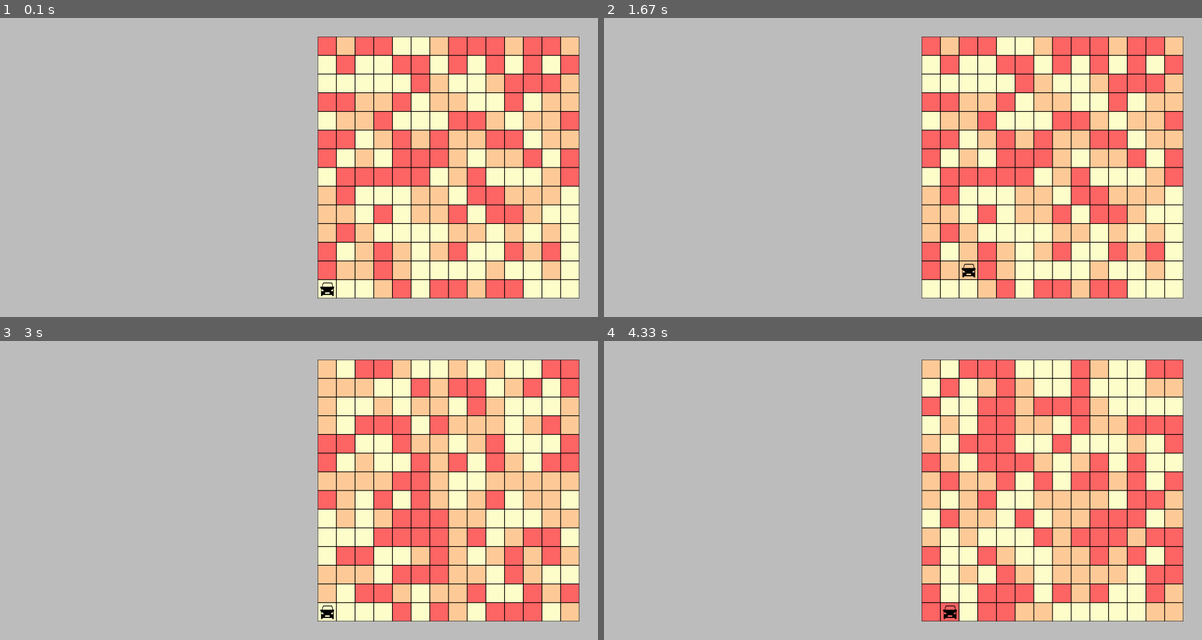
Above: before the commit, frames 1-4 (two rows, left to right).
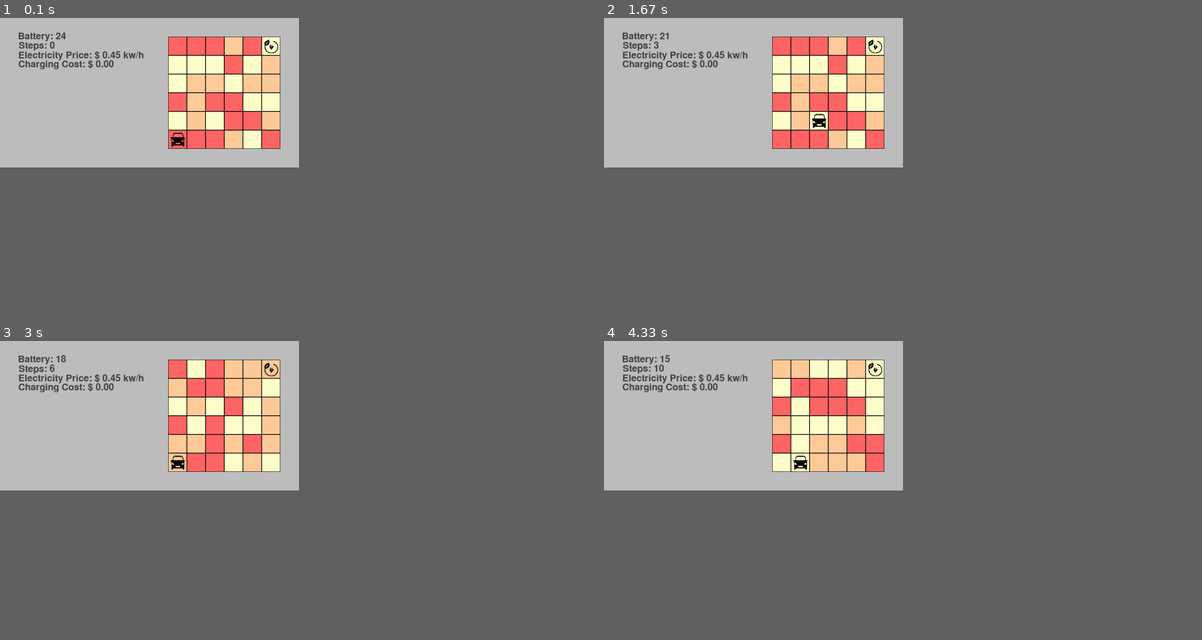
Above: after the commit, the same moments.

Repository: paulsilvap/car_pygame_env
Game: pygame game, started from pygame_env.py
The game is run twice, just before and just after one commit, with the same random seed, the same clock (stepped at 60 frames per second) and the same inputs.
Inputs:
- Up to frame 1 (0.1 s): no input
- Up to frame 2 (1.67 s): hold Right 0.33-0.8 s; hold Up 0.83-1.13 s; hold Right 1.17-1.63 s
- Up to frame 3 (3 s): hold Left 1.67-2.2 s; hold Down 2.23-2.53 s; hold Left 2.57-2.97 s
- Up to frame 4 (4.33 s): hold Up 3-3.37 s; tap C at 3.15 s; hold Right 3.4-4.03 s; hold Down from 4.07 s (still down)
In our replay, the window is 900x450 before the commit and 450x225 after it. These sizes can differ from the game's own. Grey fills any space a smaller window leaves; there, only what the larger window draws over its background counts as a difference.

The runs differ from the first frame. In frame 1, 46% of the frame differs, in the area x 3-97%, y 4-94%; in frame 2, 46%; in frame 3, 46%; in frame 4, 46%.

Commit message:
Add charging station and descriptive information

Diff:
--- a/pygame_env.py
+++ b/pygame_env.py
@@ -1,17 +1,28 @@
 import pygame
+import pygame.freetype
 from sys import exit
 import random
 
-WINDOW_HEIGHT = int(400 * 2)
+WINDOW_HEIGHT = int(400 * 1)
 WINDOW_WIDTH = int(WINDOW_HEIGHT * 2)
 GRID_HEIGHT = WINDOW_HEIGHT
 GRID_WIDTH = int(WINDOW_WIDTH / 2)
 BLOCK_SIZE = int(50 * 1)
 COLORS = [(255,255,204),(255,204,153),(255,102,102)]
 GRID_DIMENSION = int((GRID_HEIGHT - BLOCK_SIZE*2) / BLOCK_SIZE)
+BATTERY_LEVEL = 24
+ELECTRICTY_PRICE = 0.45
 
 grids = []
 steps = 0
+charging = False
+charging_cost = 0
+
+def drawString(font, str, surf, pos, color):
+    text_rect = font.get_rect(str)
+    text_rect.midleft = pos
+    font.render_to(surf, text_rect, str, color)
+    return text_rect.bottom
 
 def drawGrid(screen, blockSize):
     for x in range(blockSize, GRID_WIDTH-blockSize, blockSize):
@@ -21,6 +32,10 @@
             grids.append([rect, index])
             pygame.draw.rect(screen, COLORS[index], rect)
 
+def updateLoad():
+    for i in range(len(grids)):
+        grids[i][1] = random.randint(0,2)
+
 pygame.init()
 screen = pygame.display.set_mode((WINDOW_WIDTH, WINDOW_HEIGHT))
 canvas = pygame.Surface((WINDOW_WIDTH,WINDOW_HEIGHT))
@@ -28,15 +43,26 @@
 subrect2 = pygame.Rect(GRID_WIDTH,0,GRID_WIDTH,GRID_HEIGHT)
 subsurface1 = canvas.subsurface(subrect1)
 subsurface2 = canvas.subsurface(subrect2)
+game_active = True
+
+test_font = pygame.freetype.SysFont(None, BLOCK_SIZE*0.50)
 
 # Car icon taken from: https://uxwing.com/car-icon/
 car_surface = pygame.image.load('car.png').convert_alpha()
 car_surface = pygame.transform.scale(car_surface,(int(BLOCK_SIZE*0.75), int(BLOCK_SIZE*0.75)))
-car_rect = car_surface.get_rect(center = (GRID_WIDTH + BLOCK_SIZE + (BLOCK_SIZE/2), GRID_HEIGHT - (BLOCK_SIZE + (BLOCK_SIZE/2))))
+# Charging icon taken from: https://uxwing.com/energy-green-icon/
+charger_surface = pygame.image.load('energy-green.png').convert_alpha()
+charger_surface = pygame.transform.scale(charger_surface,(int(BLOCK_SIZE*0.75), int(BLOCK_SIZE*0.75)))
+# Green charging icon taken from: https://uxwing.com/green-energy-icon/
+charging_surface = pygame.image.load('green-energy.png').convert_alpha()
+charging_surface = pygame.transform.scale(charging_surface,(int(BLOCK_SIZE*0.75), int(BLOCK_SIZE*0.75)))
 
-subsurface1.fill('Gray')
 subsurface2.fill('Gray')
 drawGrid(subsurface2, BLOCK_SIZE)
+car_rect = car_surface.get_rect(center = grids[GRID_DIMENSION-1][0].center)
+charger_rect = charger_surface.get_rect(center = grids[GRID_DIMENSION*(GRID_DIMENSION-1)][0].center)
+charging_rect = charging_surface.get_rect(center = grids[GRID_DIMENSION*(GRID_DIMENSION-1)][0].center)
+bat = BATTERY_LEVEL
 
 while True:
     for event in pygame.event.get():
@@ -44,28 +70,65 @@
             pygame.quit()
             exit()
 
-        if event.type == pygame.KEYDOWN:
-            steps += 1
-            if steps % 5 == 0:
-                for i in range(len(grids)):
-                    grids[i][1] = random.randint(0,2)
-            for (rect, index) in grids:
-                pygame.draw.rect(subsurface2, COLORS[index], rect)
-            if event.key == pygame.K_UP and car_rect.top > BLOCK_SIZE * 2:
-                car_rect.top -= BLOCK_SIZE
-            elif event.key == pygame.K_DOWN and car_rect.bottom < GRID_WIDTH - BLOCK_SIZE * 2:
-                car_rect.bottom += BLOCK_SIZE
-            elif event.key == pygame.K_LEFT and car_rect.left > GRID_WIDTH + BLOCK_SIZE * 2:
-                car_rect.left -= BLOCK_SIZE
-            elif event.key == pygame.K_RIGHT and car_rect.right < (GRID_WIDTH * 2) - BLOCK_SIZE * 2:
-                car_rect.right += BLOCK_SIZE
+        if game_active:
+            if event.type == pygame.KEYDOWN:
+                steps += 1
+                if steps % 5 == 0:
+                    updateLoad()
+                for (rect, index) in grids:
+                    pygame.draw.rect(subsurface2, COLORS[index], rect)
+                if event.key == pygame.K_UP and car_rect.top > BLOCK_SIZE * 2:
+                    car_rect.top -= BLOCK_SIZE
+                    bat -= 1
+                elif event.key == pygame.K_DOWN and car_rect.bottom < GRID_HEIGHT - BLOCK_SIZE * 2:
+                    car_rect.bottom += BLOCK_SIZE
+                    bat -= 1
+                elif event.key == pygame.K_LEFT and car_rect.left > BLOCK_SIZE * 2:
+                    car_rect.left -= BLOCK_SIZE
+                    bat -= 1
+                elif event.key == pygame.K_RIGHT and car_rect.right < (GRID_WIDTH) - BLOCK_SIZE * 2:
+                    car_rect.right += BLOCK_SIZE
+                    bat -= 1
+                if event.key == pygame.K_c and car_rect.center == charger_rect.center:
+                    charging = True
+                    charging_cost += ELECTRICTY_PRICE
+                    bat = min(BATTERY_LEVEL, int(bat + BATTERY_LEVEL*0.25))
+                else:
+                    charging = False
+        else:
+            if event.type == pygame.KEYDOWN:
+                if event.key == pygame.K_RETURN:
+                    updateLoad()
+                    for (rect, index) in grids:
+                        pygame.draw.rect(subsurface2, COLORS[index], rect)
+                    game_active = True
+                    bat = BATTERY_LEVEL
+                    steps = 0
+                    car_rect.center = grids[GRID_DIMENSION-1][0].center
 
-    for (rect, _) in grids:
-        pygame.draw.rect(subsurface2, 'Black', rect, 1)
+    if game_active:
+        for (rect, _) in grids:
+            pygame.draw.rect(subsurface2, 'Black', rect, 1)
 
-    screen.blit(subsurface1, (0,0))
-    screen.blit(subsurface2, (GRID_WIDTH,0))
+        subsurface1.fill('Gray')
+        drawString(test_font,f'Battery: {bat}', subsurface1, (BLOCK_SIZE,BLOCK_SIZE), (63,63,63))
+        drawString(test_font,f'Steps: {steps}', subsurface1, (BLOCK_SIZE,BLOCK_SIZE*3/2), (63,63,63))
+        drawString(test_font,f'Electricity Price: $ {ELECTRICTY_PRICE} kw/h', subsurface1, (BLOCK_SIZE,BLOCK_SIZE*2), (63,63,63))
+        drawString(test_font,f'Charging Cost: $ {charging_cost:.2f}', subsurface1, (BLOCK_SIZE,BLOCK_SIZE*5/2), (63,63,63))
 
-    screen.blit(car_surface,car_rect)
+        screen.blit(subsurface1, (0,0))
+        screen.blit(subsurface2, (GRID_WIDTH,0))
+
+        if car_rect.center != charger_rect.center:
+            subsurface2.blit(charger_surface, charger_rect)
+        if car_rect.center == charger_rect.center and charging:
+            subsurface2.blit(charging_surface, charging_rect)
+        else:
+            subsurface2.blit(car_surface,car_rect)
+        if (bat == 0 and car_rect.center != charger_rect.center) or steps == 240:
+            game_active = False
+    else:
+        screen.blit(subsurface2, (GRID_WIDTH,0))
+        # pass
 
     pygame.display.update()
Binary file added: energy-green.png
Binary file added: green-energy.png
